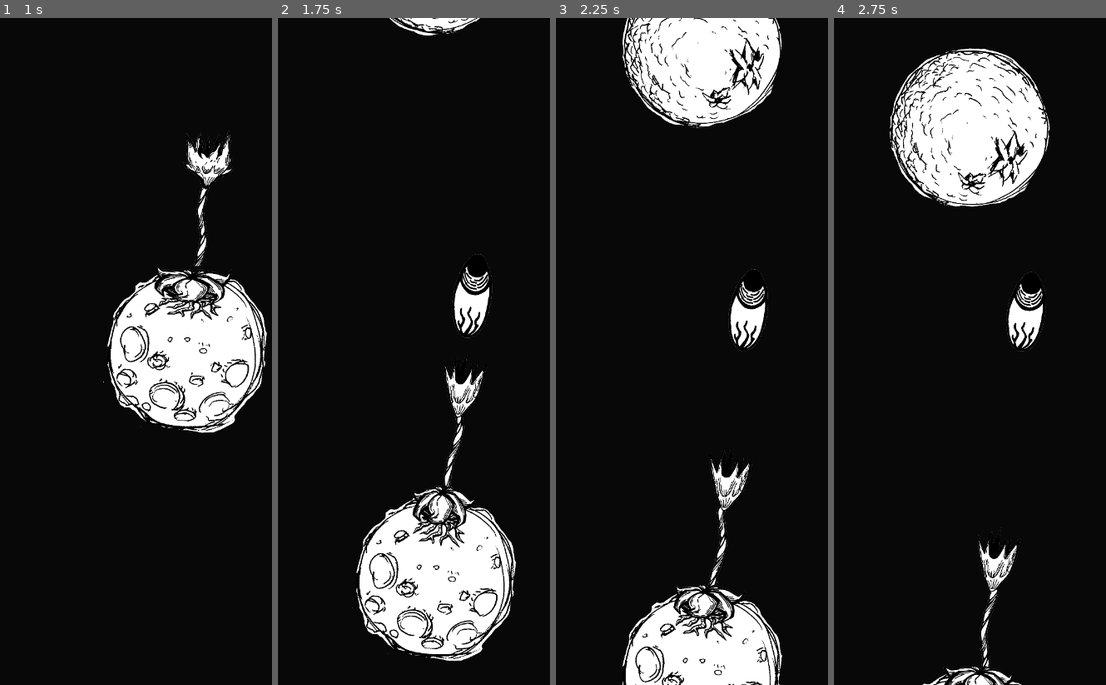
Above: before the commit, frames 1-4 (left to right).
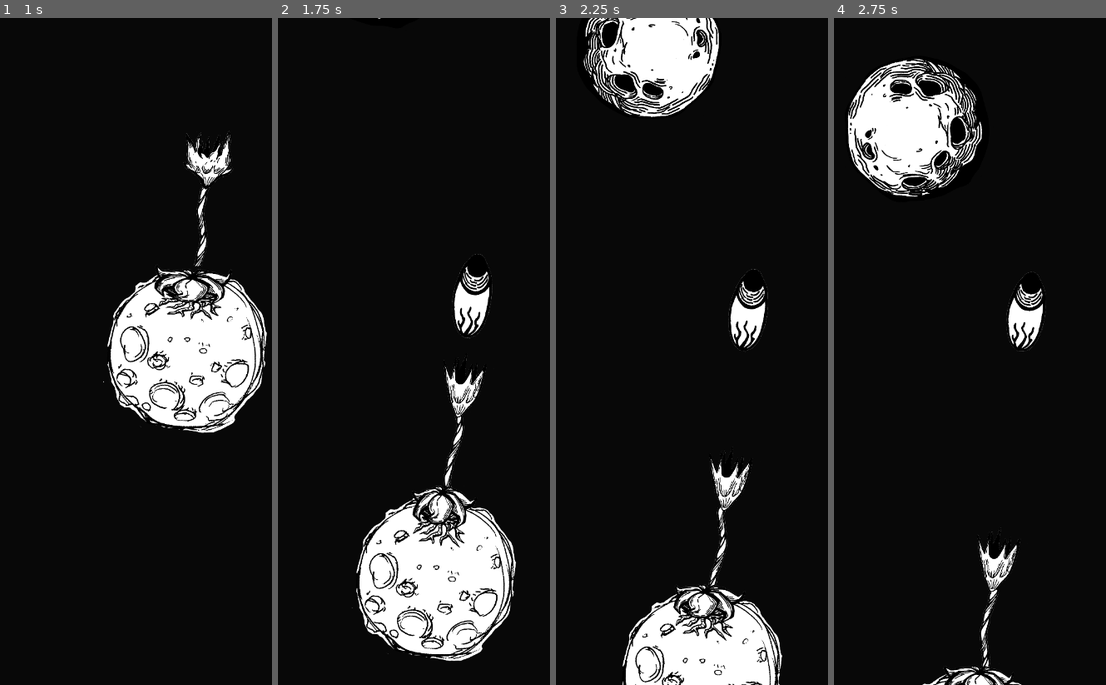
Above: after the commit, the same moments.

Repository: patryelt/RootOfEvil
Game: Godot game, scene res://scenes/Game.tscn
Same seed, same stepped clock (60 frames per second), same inputs: the game is played once before the commit and once after it.
Inputs:
- Up to frame 1 (1 s): tap Space (jump) at 0.77 s
- Up to frame 2 (1.75 s): tap Space (jump) at 1.52 s
- Up to frame 3 (2.25 s): no input
- Up to frame 4 (2.75 s): no input

Frame 1 is identical in both runs. In frame 2, 0.5% of the frame differs, in the area x 36-75%, y 0-3%; in frame 3, 6.1%; in frame 4, 11%, in the area x 4-80%, y 4-29%.

Commit message:
Random planet x position

Diff:
--- a/scenes/Game.gd
+++ b/scenes/Game.gd
@@ -1,4 +1,5 @@
 extends Node2D
+
 
 var _planet_scene = preload("res://scenes/Planet.tscn")
 var _player_scene = preload("res://scenes/Player/Player.tscn")
@@ -7,6 +8,7 @@
 var _planets = []
 var _y_pos = 0
 var _y_planet_space = 1200
+var _x_planet_space = 500
 var _score = 0
 
 func _ready():
@@ -34,7 +36,8 @@
 	new_planet.planet_sprite = floor(randf() * 8)
 	new_planet.rotation_speed = randf()
 	add_child(new_planet)
-	var base_position = Vector2(200, -_y_pos)
+	var random_x_offset = randf() * _x_planet_space - _x_planet_space / 2;
+	var base_position = Vector2(200 + random_x_offset, -_y_pos)
 	new_planet.position = base_position
 	if _planets.size() > 3:
 		remove_child(_planets[0])
--- a/scenes/Planet.tscn
+++ b/scenes/Planet.tscn
@@ -4,7 +4,7 @@
 [ext_resource path="res://scenes/PlanetSprite.tscn" type="PackedScene" id=2]
 
 [sub_resource type="CircleShape2D" id=1]
-radius = 100.0
+radius = 152.03
 
 [sub_resource type="Animation" id=2]
 resource_name = "RotatePlane"
